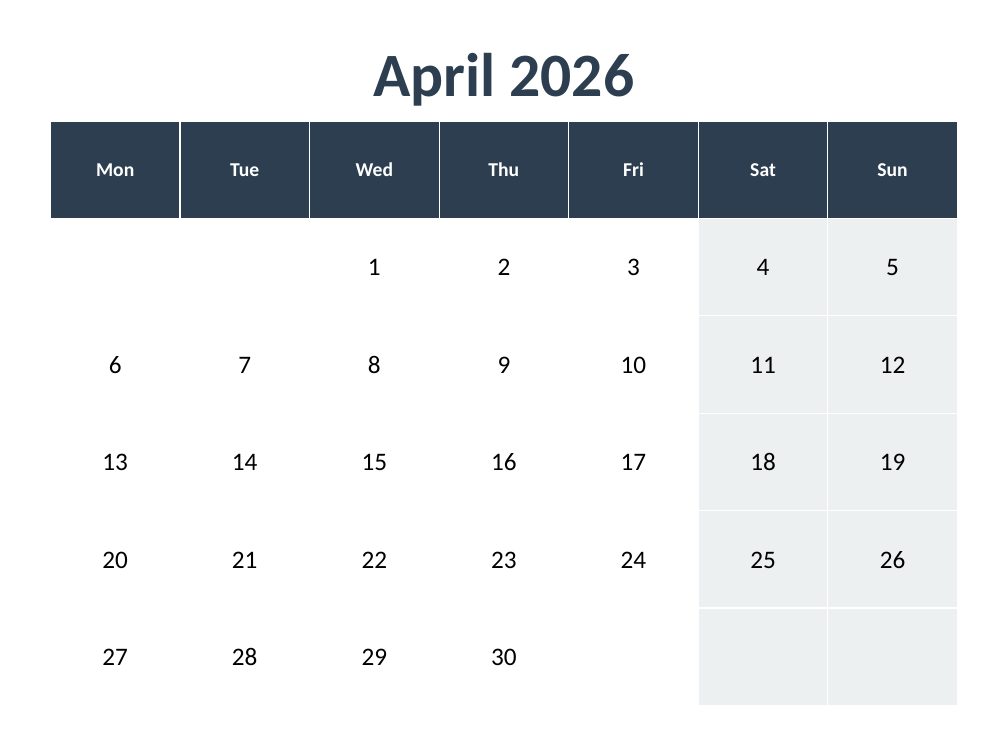
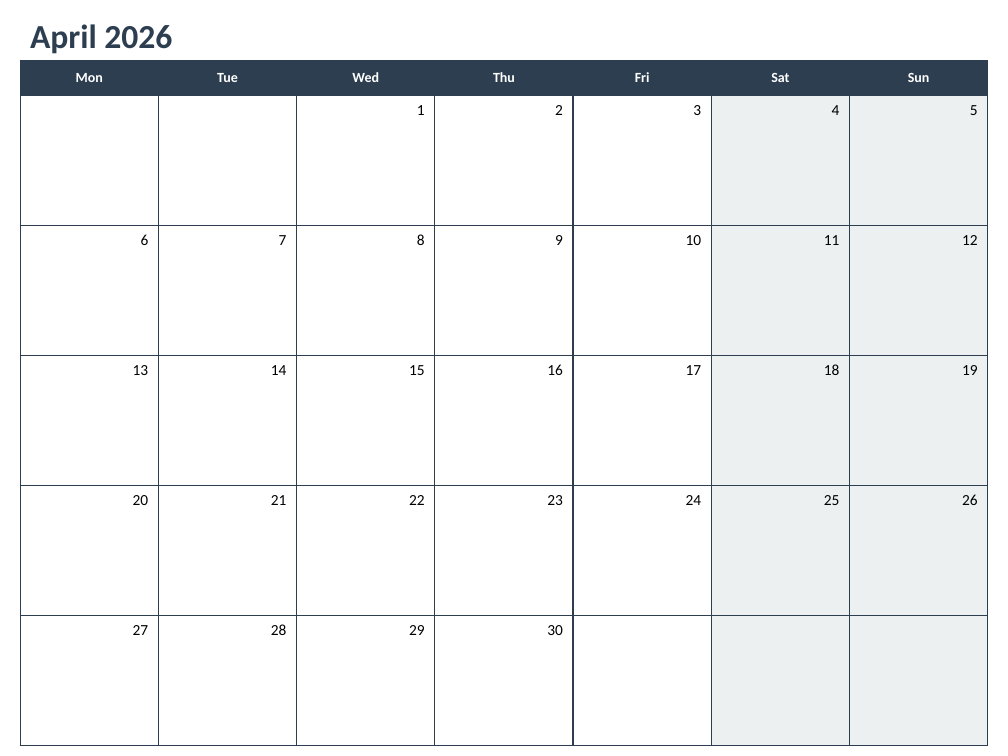
Before and after one commit to cakeface/tora_calendars, a slide deck: slide 4 of docs/2026_Calendar.pptx. Drawn at 1008x756 pixels with LibreOffice and Linux fonts; fonts in the diff are those of the drawing. Boxes give left, top, right and bottom in pixels: in the first picture for what was removed or moved away, otherwise in the second. Text is boxed around its words. In the diff, an @@ line names an element or a change of style, - is before the commit and + after.

```diff
--- a/docs/2026_Calendar.pptx
+++ b/docs/2026_Calendar.pptx
@@ text "April 2026": place and size @@
-text "April 2026" at box(373, 52, 634, 106)
+text "April 2026" at box(30, 24, 172, 54)
@@ text "April 2026" at box(30, 24, 172, 54): size 44 to 24 pt; alignment centre to left @@
@@ table at box(20, 60, 987, 746) @@
@@ size 14 to 10 pt in "Mon", "Tue", "Wed", "Thu" and 3 more places @@
@@ size 18 to 11 pt in "1", "2", "3", "4" and 26 more places @@
@@ alignment centre to right @@
@@ borders changed @@
@@ table: place and size @@
-table at box(50, 121, 961, 706)
+table at box(20, 60, 987, 746)
```
Also in this commit, not shown: 11 other slides changed, 1 other file.
